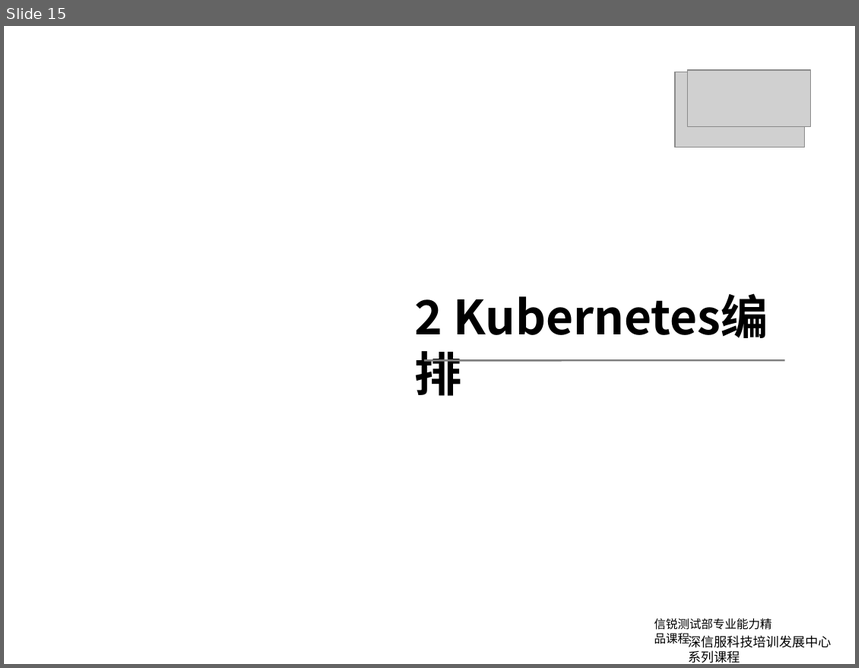
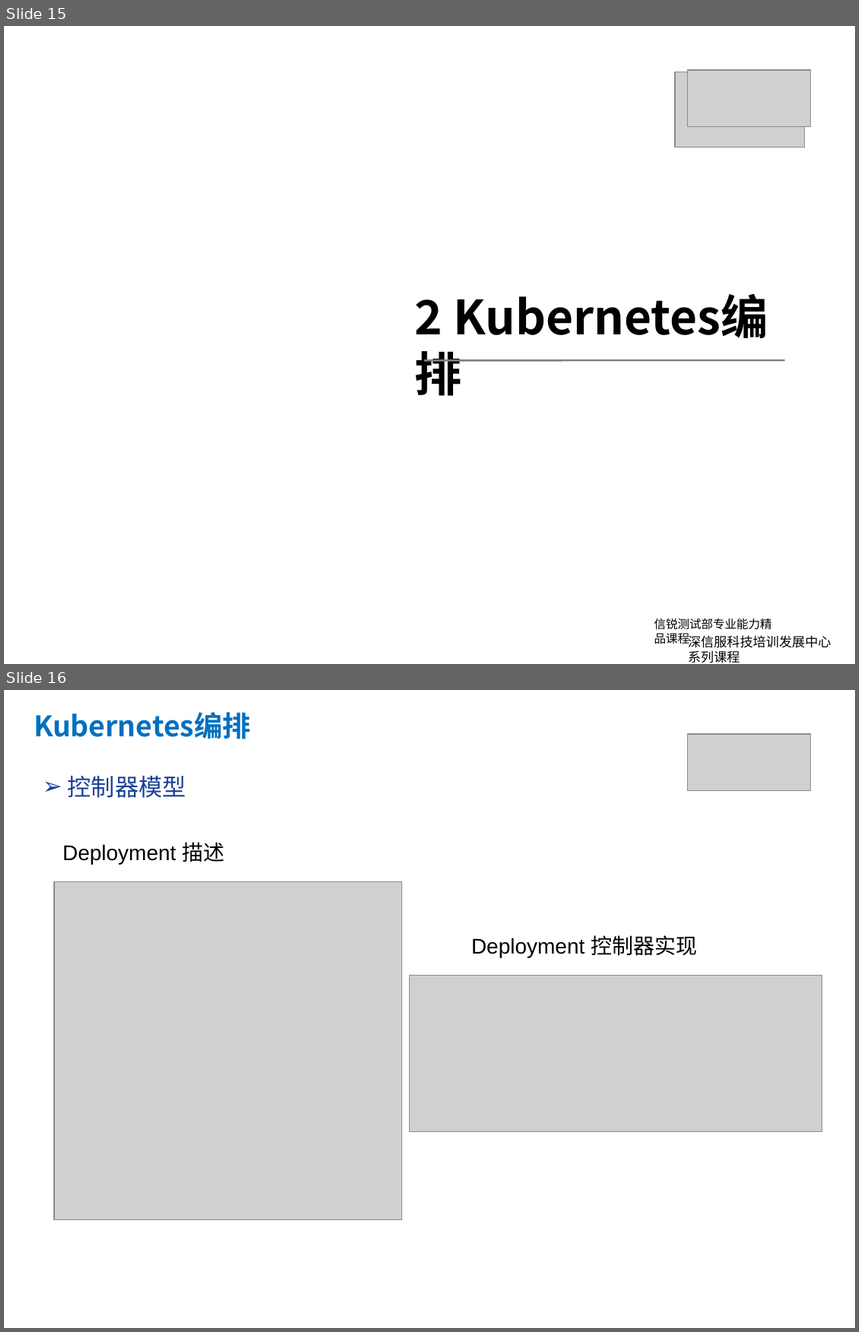
Before and after one commit to yubowen0525/k8s_from_basic_to_advanced, a slide deck: lession2/kubernetes第二课.pptx. Shown one above the other, each under a label of ours: slide 15 before the commit, slides 15 and 16 after it. The pictures are 859x668 and 859x1332 pixels, drawn with LibreOffice and Linux fonts; fonts in the diff are those of the drawing; grey boxes stand for pictures; background and template pictures are left out. Boxes give left, top, right and bottom in pixels: in the first picture for what was removed or moved away, otherwise in the second. Text is boxed around its words. In the diff, an @@ line names an element or a change of style, - is before the commit and + after.

```diff
--- a/lession2/kubernetes第二课.pptx
+++ b/lession2/kubernetes第二课.pptx
@@ slide 16 added at (4,690,855,1328), background #FFFFFF @@
@@ text added at (34,712,251,739), 24 pt, text #0070C0, bold @@
+Kubernetes编排
@@ picture added at (687,734,810,790) @@
@@ text added at (68,775,186,798), 20 pt, text #184199 @@
+➢ 控制器模型
@@ text added at (63,842,224,864), 18 pt, text #000000 @@
+Deployment 描述
@@ picture added at (54,882,401,1220) @@
@@ text added at (471,935,697,958), 18 pt, text #000000 @@
+Deployment 控制器实现
@@ picture added at (409,976,822,1132) @@
```
Also in this commit, not shown: 2 slides changed, 5 other slides added, 11 slides removed, 9 other files.
